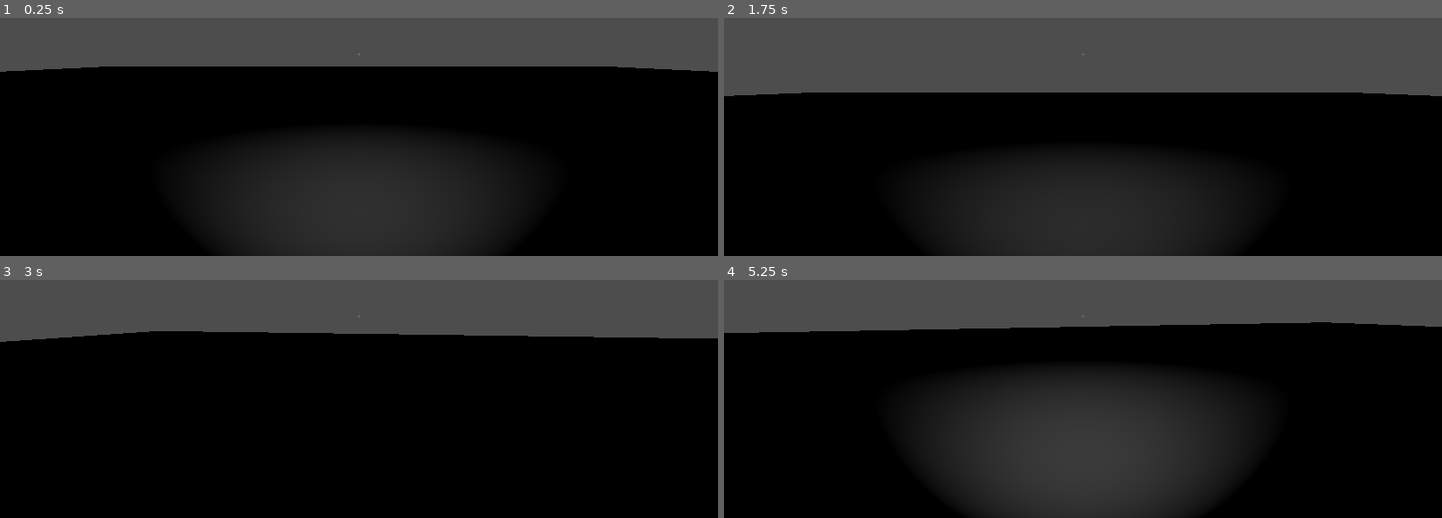
Above: before the commit, frames 1-4 (two rows, left to right).
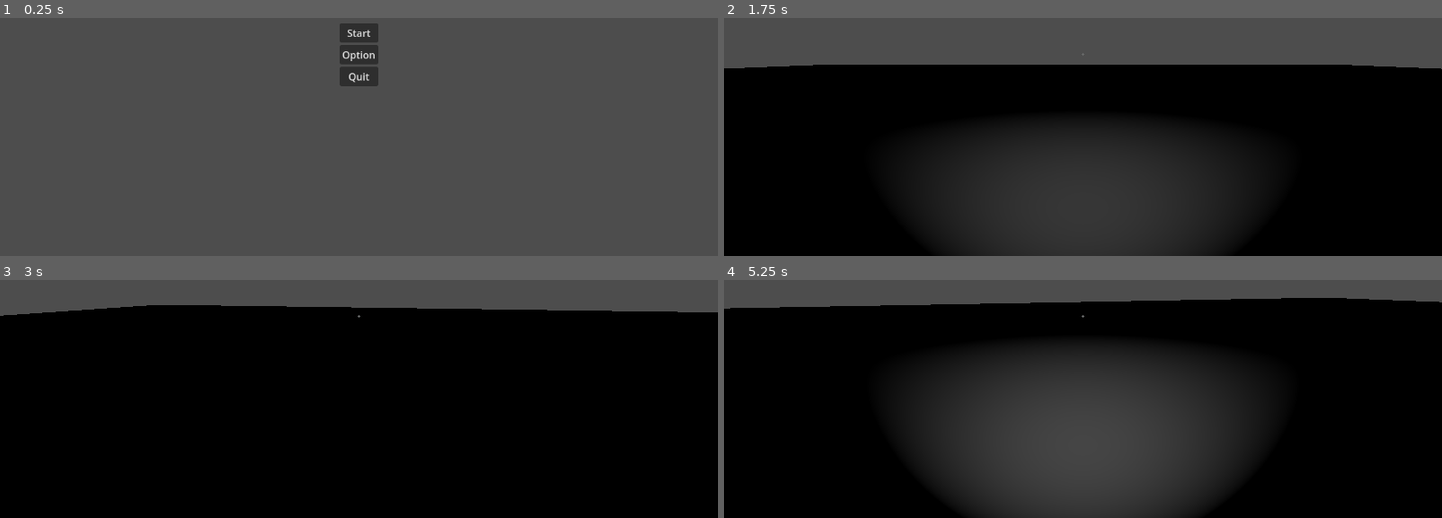
Above: after the commit, the same moments.

Repository: AntarixaSoftware/Teknologi_Game-Lilu
Game: Godot game, scene res://main_menu.tscn
The game is run twice, just before and just after one commit, with the same random seed, the same clock (stepped at 60 frames per second) and the same inputs. Before the commit the project starts from res://main_scene.tscn.
Inputs (mouse positions are in pixels of both pictures, inside the frame that each line leads up to):
- Up to frame 1 (0.25 s): no input
- Up to frame 2 (1.75 s): click (1083, 53) at 0.5 s, where only the run after the commit has a clickable "Option"; click (1083, 32) at 1.25 s, where only the run after the commit has a clickable "Start"
- Up to frame 3 (3 s): tap Enter at 2 s; move the mouse to (394, 315) at 2.02 s; hold W (forward) from 2.03 s (still down); tap F (flashlight) at 2.1 s; tap Space (jump) at 2.27 s; move the mouse to (323, 318) at 2.77 s; tap E (interact) at 2.85 s
- Up to frame 4 (5.25 s): keep holding W (forward); tap Space (jump) at 3.02, 4.25, 4.52 s; move the mouse to (1097, 308) at 3.52 s; hold Shift (sprint) 3.53-4.28 s; move the mouse to (1075, 322) at 4.27 s; tap F (flashlight) at 4.35 s; move the mouse to (1133, 320) at 5.02 s; tap E (interact) at 5.1 s

The runs differ from the first frame. In frame 1, 80% of the frame differs, in the area x 0-100%, y 2-100%; in frame 2, 15%; in frame 3, 11%; in frame 4, 13%.

Commit message:
Start&Quit

Diff:
--- /dev/null
+++ b/main_menu.gd
@@ -0,0 +1,22 @@
+extends Control
+
+
+# Called when the node enters the scene tree for the first time.
+func _ready() -> void:
+	pass # Replace with function body.
+
+
+# Called every frame. 'delta' is the elapsed time since the previous frame.
+func _process(delta: float) -> void:
+	pass
+
+
+func _on_start_button_pressed() -> void:
+	get_tree().change_scene_to_file("res://main_scene.tscn")
+
+func _on_option_button_pressed() -> void:
+	pass # Replace with function body.
+
+
+func _on_quit_button_pressed() -> void:
+	get_tree().quit()
--- /dev/null
+++ b/main_menu.tscn
@@ -0,0 +1,50 @@
+[gd_scene load_steps=2 format=3 uid="uid://qit6haobgpeu"]
+
+[ext_resource type="Script" path="res://main_menu.gd" id="1_pg3ut"]
+
+[node name="MainMenu" type="Control"]
+layout_mode = 3
+anchors_preset = 15
+anchor_right = 1.0
+anchor_bottom = 1.0
+grow_horizontal = 2
+grow_vertical = 2
+script = ExtResource("1_pg3ut")
+
+[node name="MarginContainer" type="MarginContainer" parent="."]
+layout_mode = 1
+anchors_preset = 8
+anchor_left = 0.5
+anchor_top = 0.5
+anchor_right = 0.5
+anchor_bottom = 0.5
+offset_left = -31.0
+offset_top = -50.5
+offset_right = 31.0
+offset_bottom = 50.5
+grow_horizontal = 2
+grow_vertical = 2
+metadata/_edit_use_anchors_ = true
+
+[node name="VBoxContainer" type="VBoxContainer" parent="MarginContainer"]
+layout_mode = 2
+size_flags_vertical = 4
+
+[node name="StartButton" type="Button" parent="MarginContainer/VBoxContainer"]
+layout_mode = 2
+text = "Start"
+icon_alignment = 1
+
+[node name="OptionButton" type="Button" parent="MarginContainer/VBoxContainer"]
+layout_mode = 2
+text = "Option"
+icon_alignment = 1
+
+[node name="QuitButton" type="Button" parent="MarginContainer/VBoxContainer"]
+layout_mode = 2
+text = "Quit"
+icon_alignment = 1
+
+[connection signal="pressed" from="MarginContainer/VBoxContainer/StartButton" to="." method="_on_start_button_pressed"]
+[connection signal="pressed" from="MarginContainer/VBoxContainer/OptionButton" to="." method="_on_option_button_pressed"]
+[connection signal="pressed" from="MarginContainer/VBoxContainer/QuitButton" to="." method="_on_quit_button_pressed"]
--- a/project.godot
+++ b/project.godot
@@ -11,9 +11,13 @@
 [application]
 
 config/name="Teknologi Game: Lilu"
-run/main_scene="res://main_scene.tscn"
+run/main_scene="res://main_menu.tscn"
 config/features=PackedStringArray("4.3", "Forward Plus")
 config/icon="res://icon.svg"
+
+[filesystem]
+
+import/blender/enabled=false
 
 [input]
 
